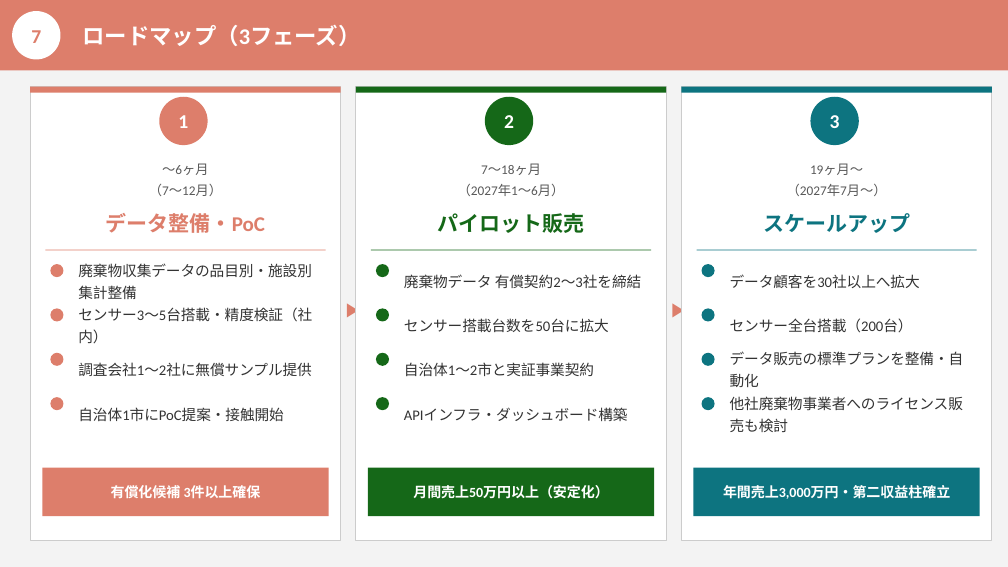
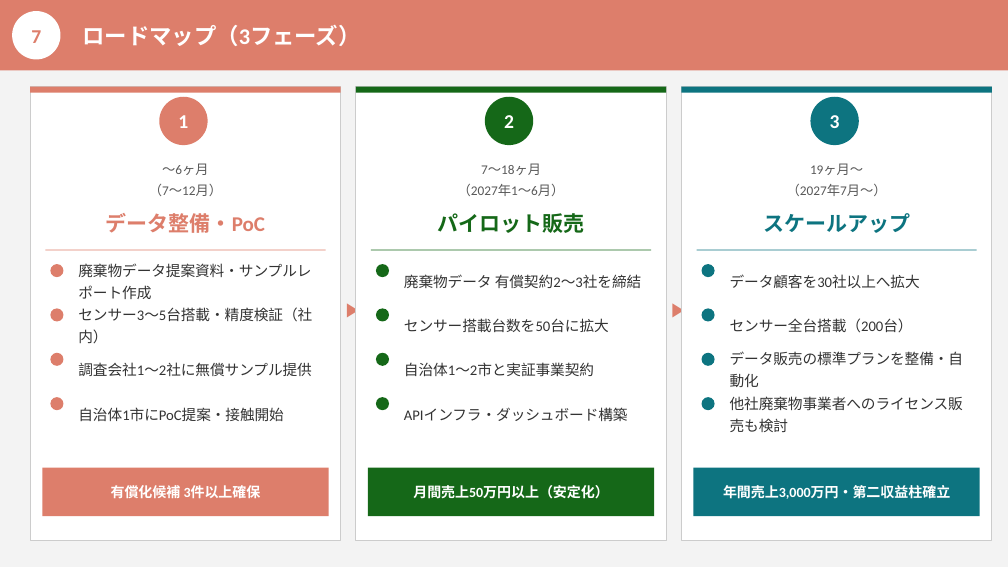
Before and after one commit to monomapblog-ui/sacure, a slide deck: slide 9 of データ事業計画書_v1.pptx. Drawn at 1008x567 pixels with LibreOffice and Linux fonts; fonts in the diff are those of the drawing. Boxes give left, top, right and bottom in pixels: in the first picture for what was removed or moved away, otherwise in the second. Text is boxed around its words. In the diff, an @@ line names an element or a change of style, - is before the commit and + after.

```diff
--- a/データ事業計画書_v1.pptx
+++ b/データ事業計画書_v1.pptx
@@ text at [78,263,311,299]: text changed @@
-廃棄物収集データの品目別・施設別集計整備
+廃棄物データ提案資料・サンプルレポート作成
```
Also in this commit, not shown: 3 other slides changed, 1 other file.
